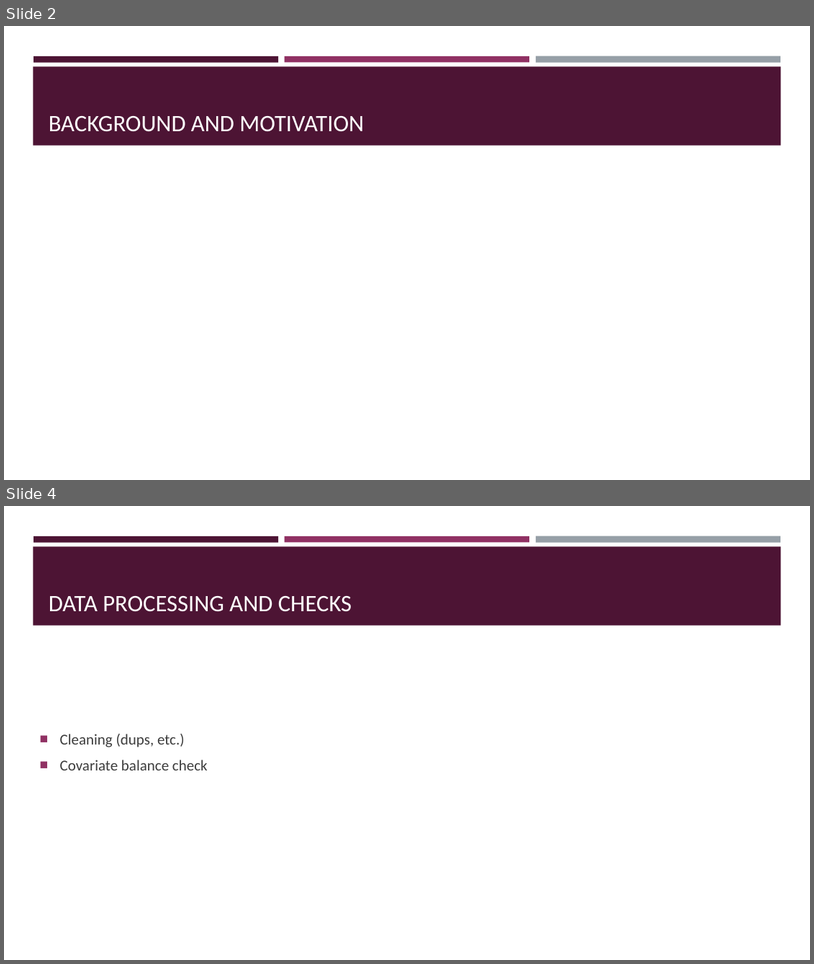
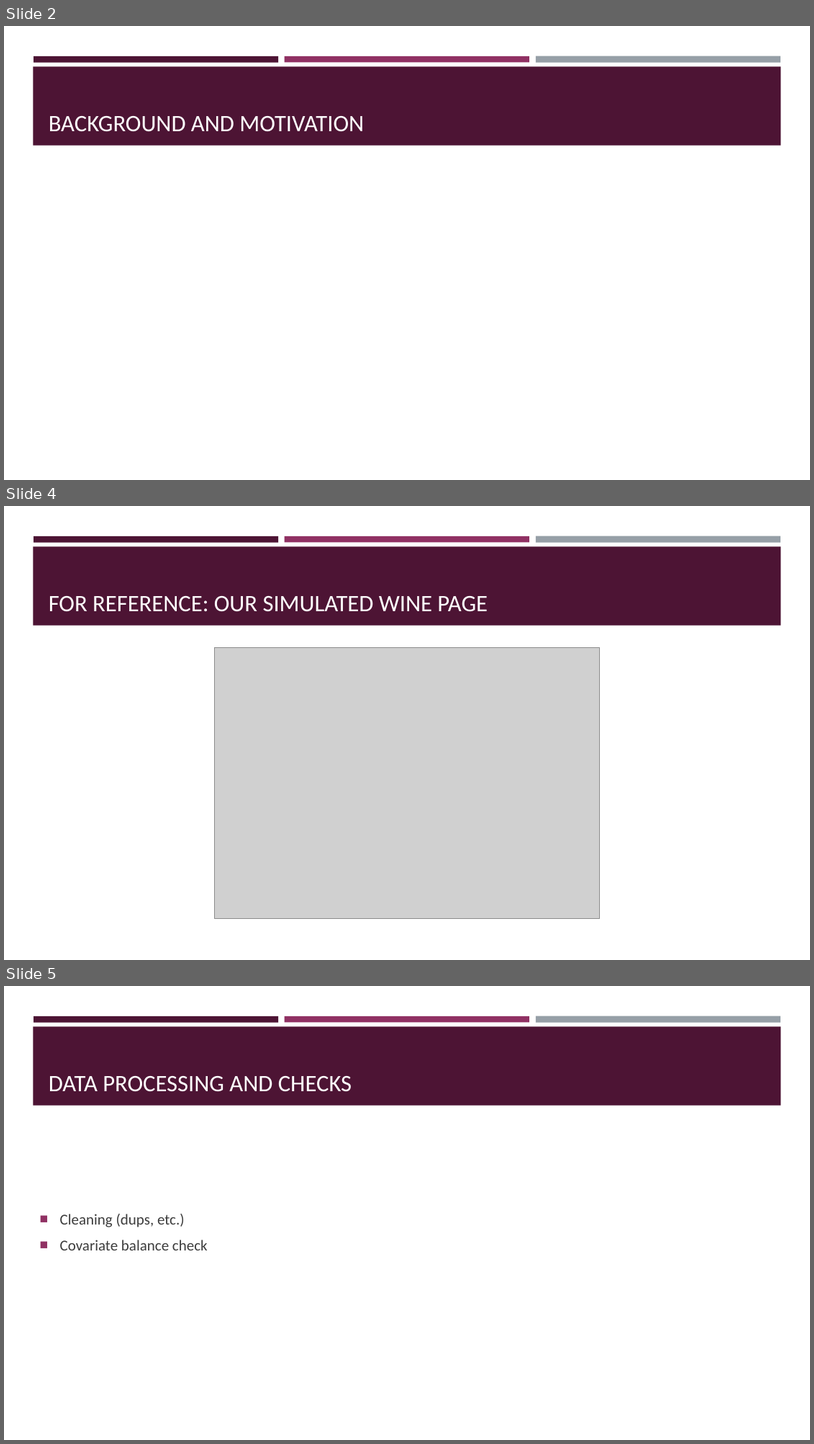
Before and after one commit to cswavola/241_Wine_Final, a slide deck: W241 Presentation.pptx. Shown one above the other, each under a label of ours: slides 2 and 4 before the commit, slides 2, 4 and 5 after it; the slides between them are not shown. The pictures are 814x964 and 814x1444 pixels, drawn with LibreOffice and Linux fonts; fonts in the diff are those of the drawing; grey boxes stand for pictures. Boxes give left, top, right and bottom in pixels: in the first picture for what was removed or moved away, otherwise in the second. Text is boxed around its words. In the diff, an @@ line names an element or a change of style, - is before the commit and + after.

```diff
--- a/W241 Presentation.pptx
+++ b/W241 Presentation.pptx
@@ slide 4 added at [4,506,810,960], background #FFFFFF; not listed: 4 template elements that a slide beside it also shows @@
@@ title added at [49,595,488,612], 28 pt, text #FFFFFF @@
+FOR REFERENCE: OUR SIMULATED WINE PAGE
@@ picture added at [214,648,600,918] @@
@@ what was slide 4 is now slide 5 @@
```
Also in this commit, not shown: 1 slide changed, 5 other files.
